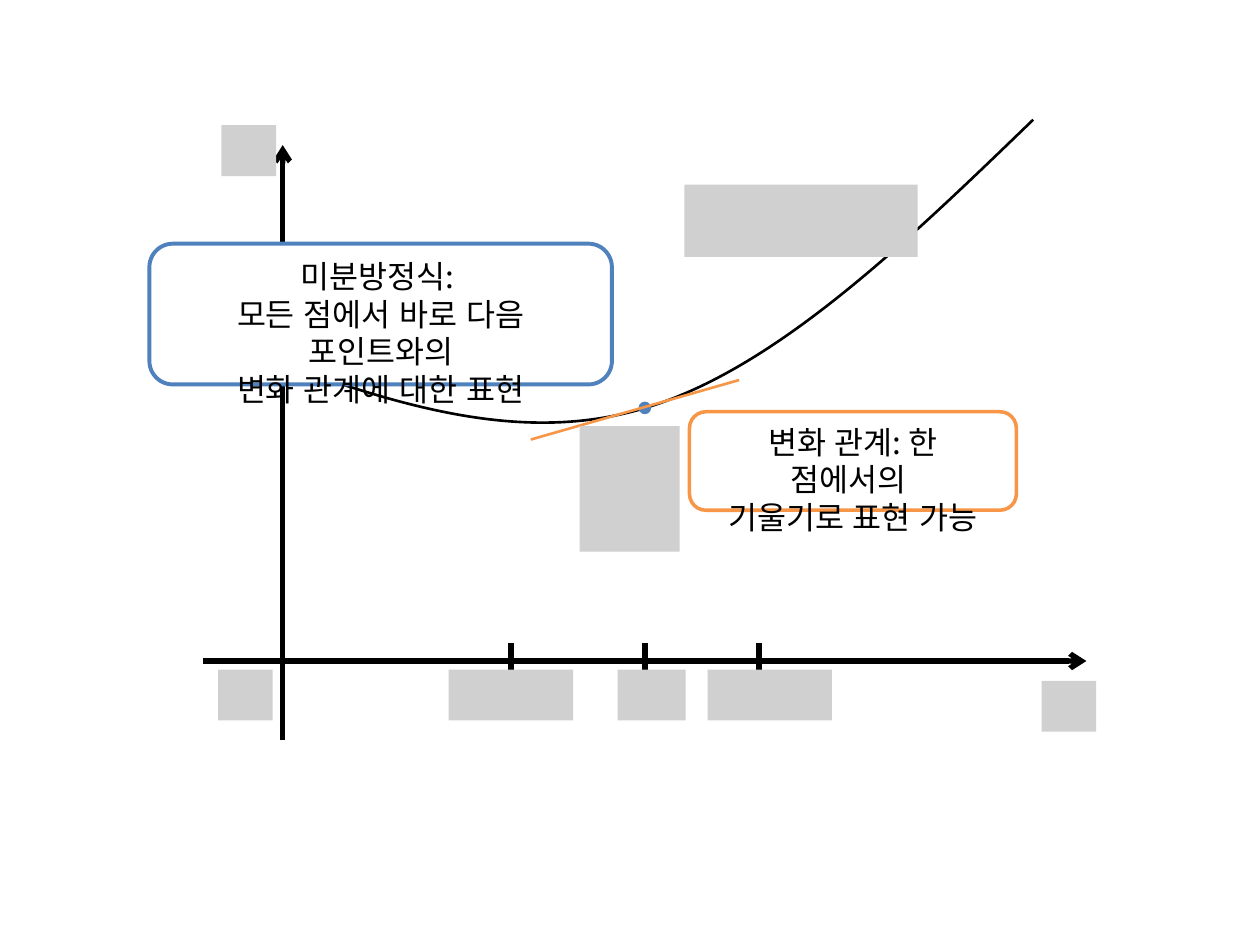
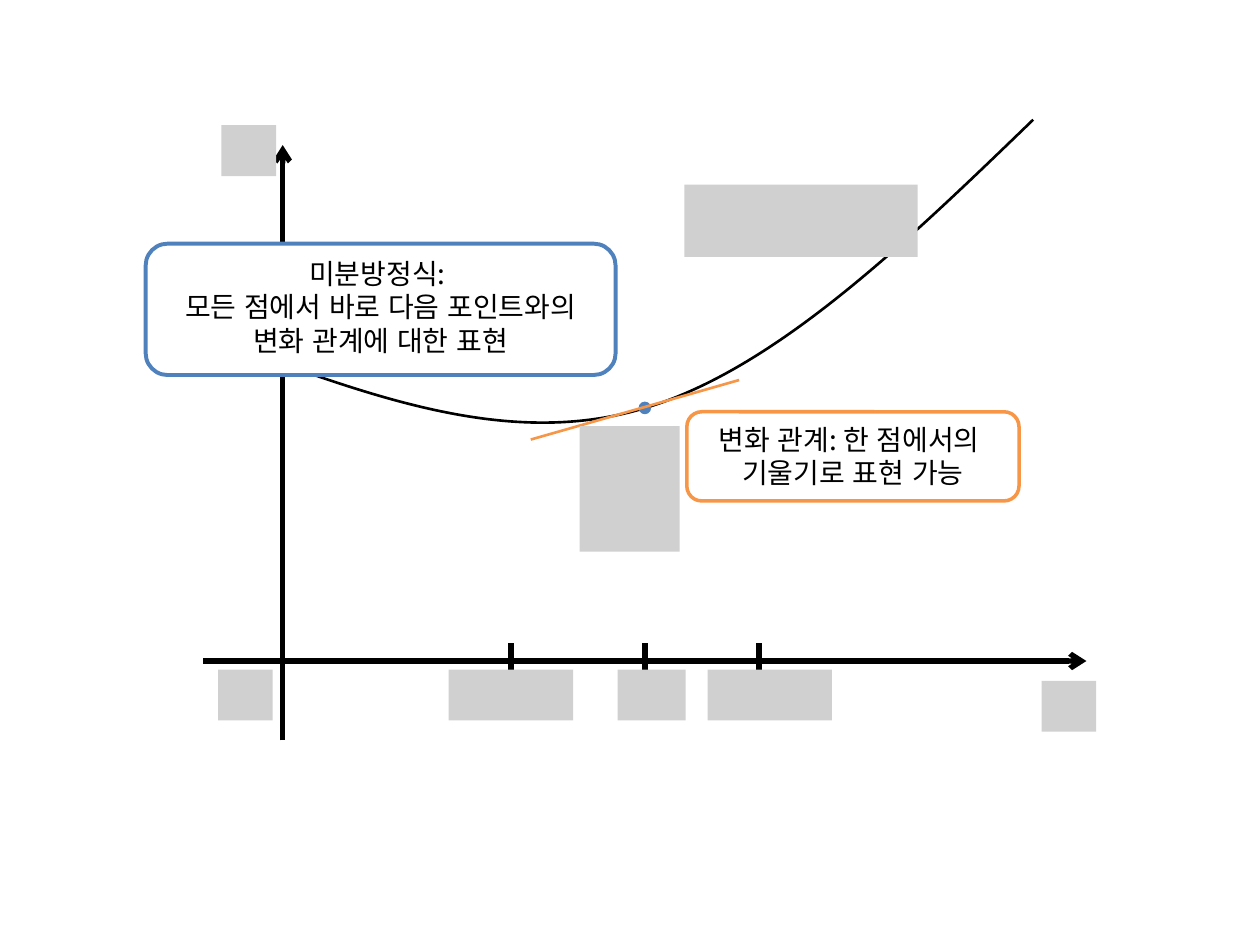
Before and after one commit to answeredbyablemind/answeredbyablemind.github.io, a slide deck: slide 7 of pics/2021-04-29-Euler_method/pics.pptx. Drawn at 1260x945 pixels with LibreOffice and Linux fonts; fonts in the diff are those of the drawing; grey boxes stand for pictures. Boxes give left, top, right and bottom in pixels: in the first picture for what was removed or moved away, otherwise in the second. Text is boxed around its words. In the diff, an @@ line names an element or a change of style, - is before the commit and + after.

```diff
--- a/pics/2021-04-29-Euler_method/pics.pptx
+++ b/pics/2021-04-29-Euler_method/pics.pptx
@@ rounded rectangle "미분방정식:" resized from (x1=150, y1=243, x2=612, y2=384) to (x1=146, y1=243, x2=616, y2=374) @@
@@ rounded rectangle "미분방정식:" at (x1=146, y1=243, x2=616, y2=374): size 18 to 16 pt @@
@@ rounded rectangle "변화 관계: 한 점에서의" at (x1=687, y1=412, x2=1019, y2=501): size 18 to 16 pt @@
@@ rounded rectangle "변화 관계: 한 점에서의" resized from (x1=689, y1=412, x2=1016, y2=510) to (x1=687, y1=412, x2=1019, y2=501) @@
```
Also in this commit, not shown: 5 other files.
